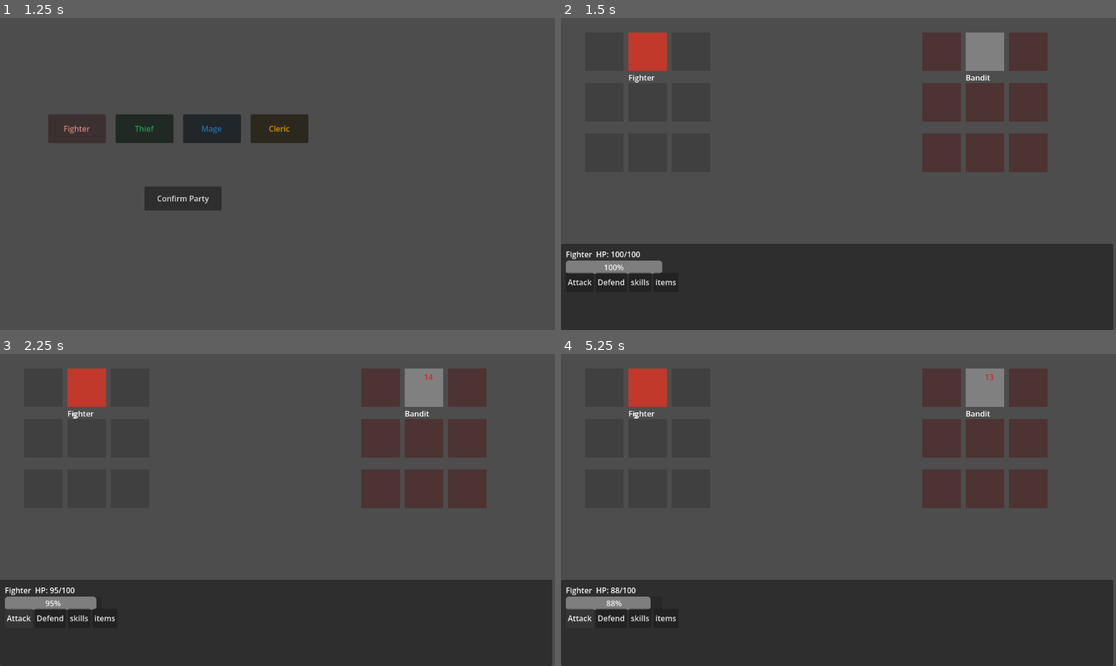
Above: before the commit, frames 1-4 (two rows, left to right).
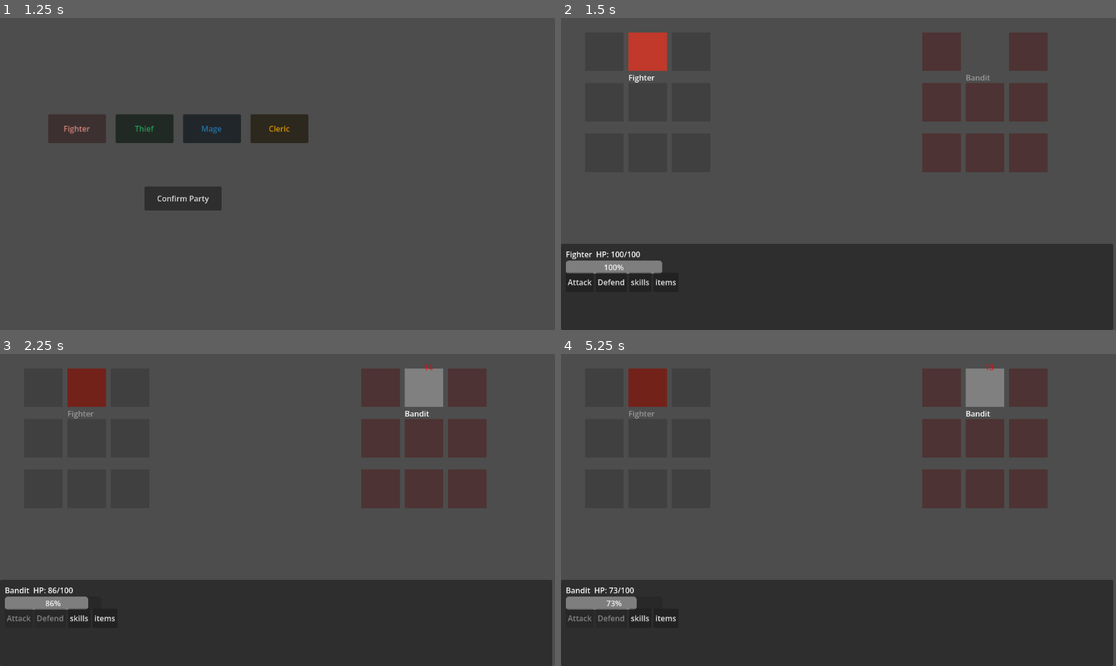
Above: after the commit, the same moments.

Repository: shootingdragongames/GrindRPG
Game: Godot game, scene res://Scenes/charcter_select.tscn
The game is run twice, just before and just after one commit, with the same random seed, the same clock (stepped at 60 frames per second) and the same inputs. This scene is started directly instead of the project's main scene.
Inputs (mouse positions are in pixels of both pictures, inside the frame that each line leads up to):
- Up to frame 1 (1.25 s): click "Fighter" at 0.5 s
- Up to frame 2 (1.5 s): click "Confirm Party" at 1.25 s
- Up to frame 3 (2.25 s): click "Attack" at 2 s
- Up to frame 4 (5.25 s): click (610, 619) at 2.75 s, where only the run before the commit has a clickable "Defend"; click "skills" at 3.5 s; click "items" at 4.25 s; click "Attack" at 5 s

Frame 1 is identical in both runs. In frame 2, 0.9% of the frame differs, in the area x 72-80%, y 4-21%; in frame 3, 1.3%; in frame 4, 1.3%, in the area x 1-78%, y 3-86%.

Commit message:
Flat HP system, Banfit at 100hp, full combat loop working

Diff:
--- a/Scenes/battle/battle.gd
+++ b/Scenes/battle/battle.gd
@@ -1,104 +1,353 @@
 extends Node2D
 
-var player_grid = {}
-var enemy_grid = {}
-var grid_slots = []
-var fighter_data: CharacterData
-var fighter_hp: int
-var bandit_hp: int
-var bandit_max_hp: int
-var bandit_def: int = 3
-var player_turn: bool = true
-var is_defending: bool = false
-
-# Bandit position for damage numbers
-var bandit_pos = Vector2(650, 150)
-var fighter_pos = Vector2(150, 150)
-
+# Grid settings
+const SLOT_SIZE = Vector2(80, 80)
+const GAP = Vector2(10, 25)
+const PLAYER_GRID_ORIGIN = Vector2(50, 30)
+const ENEMY_GRID_ORIGIN = Vector2(750, 30)
+
+# Combat state
+var combatants: Array = []
+var current_turn_index: int = 0
+var battle_active: bool = true
+
+# UI refs
 @onready var hp_bar = $UI/UIRoot/PartyPanel/ProgressBar
 @onready var hp_label = $UI/UIRoot/PartyPanel/Label
 @onready var attack_btn = $UI/UIRoot/PartyPanel/ActionButtons/Attack
 @onready var defend_btn = $UI/UIRoot/PartyPanel/ActionButtons/Defend
 
+func _ready():
+    attack_btn.pressed.connect(_on_attack_pressed)
+    defend_btn.pressed.connect(_on_defend_pressed)
+    setup_grid()
+    build_combatants()
+    sort_by_initiative()
+    print("=== BATTLE START ===")
+    print_turn_order()
+    start_turn()
+
+# =====================
+# GRID SETUP
+# =====================
+
 func setup_grid():
-    var slot_size = Vector2(80, 80)
-    var gap = Vector2(10, 25)
-
-    # Player grid - left side
     for row in range(3):
         for col in range(3):
             var slot = ColorRect.new()
-            slot.size = slot_size
+            slot.size = SLOT_SIZE
             slot.position = Vector2(
-                50 + col * (slot_size.x + gap.x),
-                30 + row * (slot_size.y + gap.y)
+                PLAYER_GRID_ORIGIN.x + col * (SLOT_SIZE.x + GAP.x),
+                PLAYER_GRID_ORIGIN.y + row * (SLOT_SIZE.y + GAP.y)
             )
             slot.color = Color(0.2, 0.2, 0.2, 0.5)
-            slot.set_meta("grid_pos", Vector2(col, row))
-            slot.set_meta("side", "player")
             add_child(slot)
-            grid_slots.append(slot)
-
-    # Enemy grid - right side
+
     for row in range(3):
         for col in range(3):
             var slot = ColorRect.new()
-            slot.size = slot_size
+            slot.size = SLOT_SIZE
             slot.position = Vector2(
-                750 + col * (slot_size.x + gap.x),
-                30 + row * (slot_size.y + gap.y)
+                ENEMY_GRID_ORIGIN.x + col * (SLOT_SIZE.x + GAP.x),
+                ENEMY_GRID_ORIGIN.y + row * (SLOT_SIZE.y + GAP.y)
             )
             slot.color = Color(0.3, 0.1, 0.1, 0.5)
             add_child(slot)
 
-func place_enemies_in_default():
-    var slot_size = Vector2(80, 80)
-    var gap = Vector2(10, 25)
-
-    # Bandit in middle column, first row of enemy grid
-    var bandit_rect = ColorRect.new()
-    bandit_rect.size = slot_size
-    bandit_rect.color = Color(0.5, 0.5, 0.5)  # grey
-    bandit_rect.position = Vector2(
-        750 + 1 * (slot_size.x + gap.x),  # middle column
-        30 + 0 * (slot_size.y + gap.y)    # first row
+# =====================
+# BUILD COMBATANTS
+# =====================
+
+func build_combatants():
+    var party = GameState.selected_party
+    for i in range(party.size()):
+        var char_data = party[i]
+        var grid_pos = Vector2(1, i)
+        var rect = create_character_rect(char_data, grid_pos)
+        combatants.append({
+            "name": char_data.character_name,
+            "type": "player",
+            "data": char_data,
+            "current_hp": char_data.get_max_hp(),
+            "max_hp": char_data.get_max_hp(),
+            "is_ko": false,
+            "is_defending": false,
+            "grid_pos": grid_pos,
+            "rect": rect,
+            "rolled_initiative": 0.0
+        })
+
+    var bandit = EnemyDB.get_enemy("bandit")
+    if bandit:
+        var avg_player_atk = get_avg_player_atk()
+        var bandit_hp = bandit.base_hp
+        var grid_pos = Vector2(1, 0)
+        var rect = create_enemy_rect(bandit, grid_pos)
+        combatants.append({
+            "name": bandit.enemy_name,
+            "type": "enemy",
+            "data": bandit,
+            "current_hp": bandit_hp,
+            "max_hp": bandit_hp,
+            "is_ko": false,
+            "is_defending": false,
+            "grid_pos": grid_pos,
+            "rect": rect,
+            "rolled_initiative": 0.0
+        })
+
+func get_avg_player_atk() -> int:
+    var total = 0
+    for c in combatants:
+        if c.type == "player":
+            total += c.data.get_atk()
+    return max(1, total / max(1, combatants.size()))
+
+func create_character_rect(char_data: CharacterData, grid_pos: Vector2) -> ColorRect:
+    var rect = ColorRect.new()
+    rect.size = SLOT_SIZE
+    rect.color = char_data.player_color
+    rect.position = Vector2(
+        PLAYER_GRID_ORIGIN.x + grid_pos.x * (SLOT_SIZE.x + GAP.x),
+        PLAYER_GRID_ORIGIN.y + grid_pos.y * (SLOT_SIZE.y + GAP.y)
     )
-
     var label = Label.new()
-    label.text = "Bandit"
-    label.position = Vector2(0, slot_size.y + 2)
-    bandit_rect.add_child(label)
-
-    # Store bandit position for damage numbers
-    bandit_pos = bandit_rect.position + Vector2(40, 40)
-
-    add_child(bandit_rect)
-
-func place_party_in_default():
-    var slot_size = Vector2(80, 80)
-    var gap = Vector2(10, 25)
-
-    for i in range(GameState.selected_party.size()):
-        var character = GameState.selected_party[i]
-        player_grid[Vector2(1, i)] = character
-
-        # Create visual character square in middle column
-        var char_rect = ColorRect.new()
-        char_rect.size = slot_size
-        char_rect.color = character.player_color
-        char_rect.position = Vector2(
-            50 + 1 * (slot_size.x + gap.x),  # middle column = col 1
-            30 + i * (slot_size.y + gap.y)    # row based on party order
-        )
-
-        # Add name label
-        var label = Label.new()
-        label.text = character.character_name
-        label.position = Vector2(0, slot_size.y + 2)
-        char_rect.add_child(label)
-
-        add_child(char_rect)
-        print("Placed ", character.character_name, " at row ", i, " middle column")
+    label.text = char_data.character_name
+    label.position = Vector2(0, SLOT_SIZE.y + 2)
+    rect.add_child(label)
+    add_child(rect)
+    return rect
+
+func create_enemy_rect(enemy_data: EnemyData, grid_pos: Vector2) -> ColorRect:
+    var rect = ColorRect.new()
+    rect.size = SLOT_SIZE
+    rect.color = Color(0.5, 0.5, 0.5)
+    rect.position = Vector2(
+        ENEMY_GRID_ORIGIN.x + grid_pos.x * (SLOT_SIZE.x + GAP.x),
+        ENEMY_GRID_ORIGIN.y + grid_pos.y * (SLOT_SIZE.y + GAP.y)
+    )
+    var label = Label.new()
+    label.text = enemy_data.enemy_name
+    label.position = Vector2(0, SLOT_SIZE.y + 2)
+    rect.add_child(label)
+    add_child(rect)
+    return rect
+
+# =====================
+# INITIATIVE & TURN ORDER
+# =====================
+
+func get_rolled_initiative(combatant: Dictionary) -> float:
+    var base = combatant.data.get_initiative()
+    var lck = combatant.data.get_lck()
+    var num_dice: int
+    if base <= 25:
+        num_dice = 1
+    elif base <= 50:
+        num_dice = 2
+    elif base <= 75:
+        num_dice = 3
+    else:
+        num_dice = 4
+
+    var best_roll: float = 0
+    for i in range(num_dice):
+        var roll: float
+        if randf() < lck * 0.001:
+            roll = 20
+            print(combatant.name, " got lucky! Natural 20!")
+        else:
+            roll = randf_range(1, 20)
+        if roll > best_roll:
+            best_roll = roll
+
+    return base + best_roll
+
+func sort_by_initiative():
+    # Pre-roll everyone's initiative first
+    for c in combatants:
+        c["rolled_initiative"] = get_rolled_initiative(c)
+
+    # Sort using stored values
+    combatants.sort_custom(func(a, b):
+        if a.rolled_initiative == b.rolled_initiative:
+            return a.type == "player"
+        return a.rolled_initiative > b.rolled_initiative
+    )
+
+func print_turn_order():
+    print("Turn order:")
+    for c in combatants:
+        print("  ", c.name, " - Initiative: ", c.rolled_initiative)
+
+# =====================
+# TURN MANAGEMENT
+# =====================
+
+func start_turn():
+    if not battle_active:
+        return
+
+    var attempts = 0
+    while combatants[current_turn_index].is_ko:
+        current_turn_index = (current_turn_index + 1) % combatants.size()
+        attempts += 1
+        if attempts > combatants.size():
+            return
+
+    var current = combatants[current_turn_index]
+    highlight_active(current)
+    update_ui(current)
+    print("--- " + current.name + "'s turn ---")
+
+    if current.type == "player":
+        enable_buttons(true)
+    else:
+        enable_buttons(false)
+        await get_tree().create_timer(0.8).timeout
+        enemy_act(current)
+
+func next_turn():
+    if not battle_active:
+        return
+    current_turn_index = (current_turn_index + 1) % combatants.size()
+    start_turn()
+
+func highlight_active(active_combatant: Dictionary):
+    for c in combatants:
+        if c.rect:
+            c.rect.modulate = Color(0.6, 0.6, 0.6) if c != active_combatant else Color(1, 1, 1)
+
+func enable_buttons(enabled: bool):
+    attack_btn.disabled = not enabled
+    defend_btn.disabled = not enabled
+
+# =====================
+# PLAYER ACTIONS
+# =====================
+
+func _on_attack_pressed():
+    var current = combatants[current_turn_index]
+    if current.type != "player":
+        return
+    enable_buttons(false)
+    player_attack(current)
+
+func _on_defend_pressed():
+    var current = combatants[current_turn_index]
+    if current.type != "player":
+        return
+    enable_buttons(false)
+    current.is_defending = true
+    print(current.name, " defends!")
+    next_turn()
+
+func player_attack(attacker: Dictionary):
+    var target = null
+    for c in combatants:
+        if c.type == "enemy" and not c.is_ko:
+            target = c
+            break
+
+    if not target:
+        check_battle_end()
+        return
+
+    var weapon_bonus: int = 10
+    var atk = attacker.data.get_atk() + weapon_bonus
+    var base_damage = max(0, atk - target.data.base_def)
+    var variance = randf_range(0.85, 1.15)
+    var damage = max(1, int(base_damage * variance))
+
+    target.current_hp -= damage
+    print(attacker.name, " attacks ", target.name, " for ", damage, " damage! HP: ", max(0, target.current_hp))
+    show_damage(damage, target.rect.position + Vector2(40, 0), Color.RED)
+
+    if target.current_hp <= 0:
+        target.current_hp = 0
+        target.is_ko = true
+        target.rect.modulate = Color(0.3, 0.3, 0.3)
+        print(target.name, " defeated!")
+
+    update_ui(attacker)
+
+    if check_battle_end():
+        return
+
+    next_turn()
+
+# =====================
+# ENEMY ACTIONS
+# =====================
+
+func enemy_act(enemy: Dictionary):
+    var target = null
+    for c in combatants:
+        if c.type == "player" and not c.is_ko:
+            target = c
+            break
+
+    if not target:
+        check_battle_end()
+        return
+
+    var base_damage = max(0, enemy.data.base_atk - target.data.get_def())
+    var variance = randf_range(0.85, 1.15)
+    var damage = max(1, int(base_damage * variance))
+
+    if target.is_defending:
+        var reduction = randf_range(0.50, 0.75)
+        damage = max(1, int(damage * (1.0 - reduction)))
+        target.is_defending = false
+        print(target.name, " blocked! Reduced to ", damage)
+
+    target.current_hp -= damage
+    print(enemy.name, " attacks ", target.name, " for ", damage, "! HP: ", max(0, target.current_hp))
+    show_damage(damage, target.rect.position + Vector2(40, 0), Color.WHITE)
+
+    if target.current_hp <= 0:
+        target.current_hp = 0
+        target.is_ko = true
+        target.rect.modulate = Color(0.3, 0.3, 0.3)
+        print(target.name, " is KO'd!")
+
+    update_ui(combatants[current_turn_index])
+
+    if check_battle_end():
+        return
+
+    next_turn()
+
+# =====================
+# BATTLE END CHECK
+# =====================
+
+func check_battle_end() -> bool:
+    var players_alive = combatants.any(func(c): return c.type == "player" and not c.is_ko)
+    var enemies_alive = combatants.any(func(c): return c.type == "enemy" and not c.is_ko)
+
+    if not enemies_alive:
+        battle_active = false
+        print("=== VICTORY! ===")
+        enable_buttons(false)
+        return true
+
+    if not players_alive:
+        battle_active = false
+        print("=== DEFEAT ===")
+        enable_buttons(false)
+        return true
+
+    return false
+
+# =====================
+# UI
+# =====================
+
+func update_ui(active: Dictionary):
+    hp_bar.max_value = active.max_hp
+    hp_bar.value = active.current_hp
+    hp_label.text = active.name + "  HP: " + str(active.current_hp) + "/" + str(active.max_hp)
 
 func show_damage(amount: int, pos: Vector2, color: Color):
     var label = Label.new()
@@ -111,83 +360,6 @@
     tween.parallel().tween_property(label, "modulate:a", 0.0, 0.8)
     tween.tween_callback(label.queue_free)
 
-func update_ui():
-    hp_bar.max_value = fighter_data.get_max_hp()
-    hp_bar.value = fighter_hp
-    hp_label.text = fighter_data.character_name + "  HP: " + str(fighter_hp) + "/" + str(fighter_data.get_max_hp())
-
-func _ready():
-    if GameState.selected_party.size() > 0:
-        fighter_data = GameState.selected_party[0]
-    else:
-        fighter_data = load("res://data/fighter.tres")
-
-    fighter_hp = fighter_data.get_max_hp()
-    bandit_max_hp = fighter_data.get_atk() * 5
-    bandit_hp = bandit_max_hp
-
-    attack_btn.pressed.connect(_on_attack_pressed)
-    defend_btn.pressed.connect(_on_defend_pressed)
-
-    print("=== BATTLE START ===")
-    print("Playing as: ", fighter_data.character_name)
-    print("HP: ", fighter_hp)
-    print("Bandit HP: ", bandit_hp)
-
-    update_ui()
-    setup_grid()
-    place_party_in_default()
-    place_enemies_in_default()
-
-func _input(event):
-    if event.is_action_pressed("ui_accept") and player_turn:
-        player_attack()
-
 func _process(_delta):
     if Input.is_action_just_pressed("ui_cancel"):
         get_tree().reload_current_scene()
-
-func _on_attack_pressed():
-    if player_turn:
-        player_attack()
-
-func _on_defend_pressed():
-    if player_turn:
-        is_defending = true
-        print("Fighter defends!")
-        enemy_attack()
-
-func player_attack():
-    var weapon_bonus: int = 10
-    var atk = fighter_data.get_atk() + weapon_bonus
-    var base_damage = max(0, atk - bandit_def)
-    var variance = randf_range(0.85, 1.15)
-    var damage = max(1, int(base_damage * variance))
-    bandit_hp -= damage
-    print("Fighter attacks! ", damage, " damage. Bandit HP: ", max(0, bandit_hp))
-    show_damage(damage, bandit_pos + Vector2(0, -20), Color.RED)
-    if bandit_hp <= 0:
-        print("=== BANDIT DEFEATED ===")
-        print("Fighter wins!")
-        player_turn = false
-    else:
-        enemy_attack()
-    update_ui()
-
-func enemy_attack():
-    var bandit_atk: int = 12
-    var base_damage = max(0, bandit_atk - fighter_data.get_def())
-    var variance = randf_range(0.85, 1.15)
-    var damage = max(1, int(base_damage * variance))
-    if is_defending:
-        var reduction = randf_range(0.50, 0.75)
-        damage = max(1, int(damage * (1.0 - reduction)))
-        print("Fighter defended! Reduced damage: ", damage)
-        is_defending = false
-    fighter_hp -= damage
-    print("Bandit attacks! ", damage, " damage. Fighter HP: ", fighter_hp)
-    show_damage(damage, fighter_pos + Vector2(0, -20), Color.WHITE)
-    if fighter_hp <= 0:
-        print("=== FIGHTER DEFEATED ===")
-        player_turn = false
-    update_ui()
--- /dev/null
+++ b/data/enemies/bandit.tres
@@ -0,0 +1,11 @@
+[gd_resource type="Resource" script_class="EnemyData" format=3 uid="uid://covfpxdx2bjki"]
+
+[ext_resource type="Script" uid="uid://c0b1rwdngccpl" path="res://scripts/enemy_data.gd" id="1_1fl8c"]
+
+[resource]
+script = ExtResource("1_1fl8c")
+enemy_name = "Bandit"
+monsterpedia_note = "some guys who pillages villages. not worth the ink."
+note_character = "Fighter"
+base_atk = 12
+metadata/_custom_type_script = "uid://c0b1rwdngccpl"
--- a/project.godot
+++ b/project.godot
@@ -19,6 +19,7 @@
 
 CharacterDB="*uid://da6pfjumqhw8x"
 GameState="*uid://d2ijvm5cnafcx"
+EnemyDB="*uid://dp0h223f7htq6"
 
 [physics]
 
--- a/scripts/character_data.gd
+++ b/scripts/character_data.gd
@@ -73,5 +73,5 @@
 func get_crit_chance() -> float:
     return (get_dex() + get_lck()) * 0.5
 
-func get_spd() -> int:
-    return int(get_dex() * 1.5)
+func get_initiative() -> float:
+    return (get_dex() + get_lck()) / 2.0
--- a/scripts/character_db.gd
+++ b/scripts/character_db.gd
@@ -7,10 +7,10 @@
 
 func load_all_characters():
     var char_files = [
-        "res://data/fighter.tres",
-        "res://data/thief.tres",
-        "res://data/mage.tres",
-        "res://data/cleric.tres",
+        "res://data/characters/fighter.tres",
+        "res://data/characters/thief.tres",
+        "res://data/characters/mage.tres",
+        "res://data/characters/cleric.tres",
     ]
     for path in char_files:
         if ResourceLoader.exists(path):
--- /dev/null
+++ b/scripts/enemy_data.gd
@@ -0,0 +1,33 @@
+class_name EnemyData
+extends Resource
+
+@export var enemy_name: String = ""
+@export var monsterpedia_note: String = ""
+@export var note_character: String = ""
+
+# Base stats
+@export var base_hp: int = 100
+@export var base_atk: int = 8
+@export var base_def: int = 3
+@export var base_mdef: int = 2
+@export var base_dex: int = 3
+@export var base_lck: int = 3
+
+
+# Color interactions
+@export var weakness: String = ""     # color that deals 2x
+@export var resistance: String = ""   # color that deals 0.5x
+
+# Shiny
+@export var can_be_shiny: bool = true
+
+# Rewards
+@export var base_xp: int = 10
+@export var base_gold: int = 5
+
+# Derived
+func get_initiative() -> float:
+    return (base_dex + base_lck) / 2.0
+
+func get_lck() -> int:
+    return base_lck
--- /dev/null
+++ b/scripts/enemy_db.gd
@@ -0,0 +1,24 @@
+extends Node
+
+var enemies: Dictionary = {}
+
+func _ready():
+    load_all_enemies()
+
+func load_all_enemies():
+    var enemy_files = [
+        "res://data/enemies/bandit.tres",
+    ]
+    for path in enemy_files:
+        if ResourceLoader.exists(path):
+            var data = load(path)
+            enemies[data.enemy_name.to_lower()] = data
+            print("Loaded enemy: ", data.enemy_name)
+        else:
+            print("Missing enemy: ", path)
+
+func get_enemy(name: String) -> EnemyData:
+    return enemies.get(name.to_lower(), null)
+
+func get_all_enemies() -> Array:
+    return enemies.values()
Renamed: data/cleric.tres -> data/characters/cleric.tres
Renamed: data/fighter.tres -> data/characters/fighter.tres
Renamed: data/mage.tres -> data/characters/mage.tres
Renamed: data/thief.tres -> data/characters/thief.tres
Not shown, added: scripts/enemy_data.gd.uid
Not shown, added: scripts/enemy_db.gd.uid
